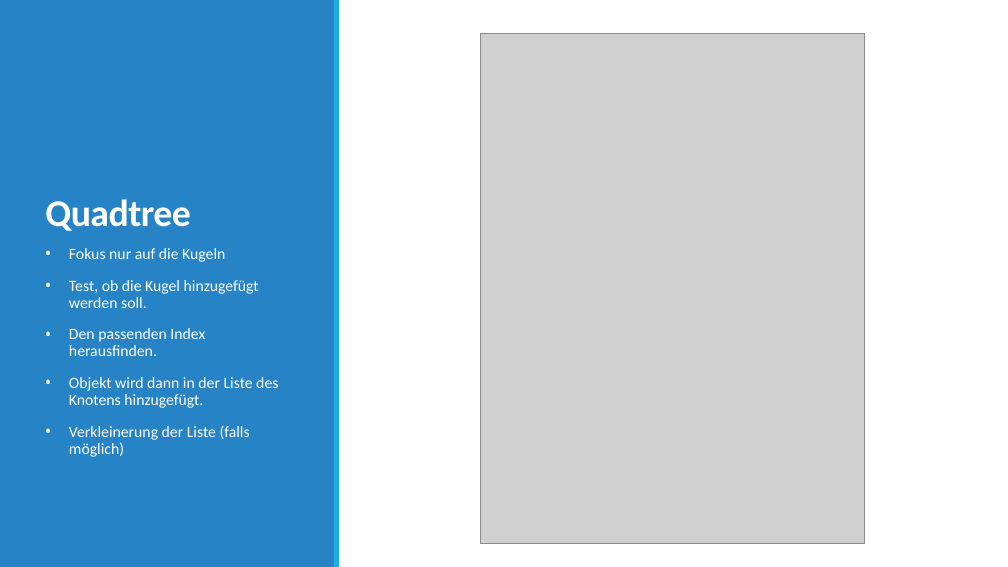
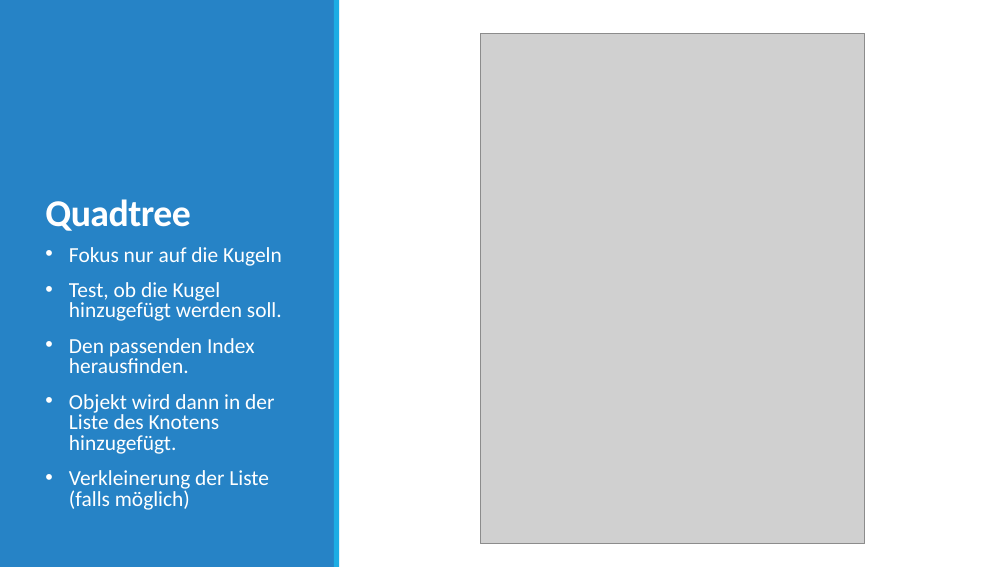
Before and after one commit to JanNiclasRuppenthal/SP_Portfolio01, a slide deck: slide 7 of slides/Portfolio01_Slides.pptx. Drawn at 1008x567 pixels with LibreOffice and Linux fonts; fonts in the diff are those of the drawing; grey boxes stand for pictures. Boxes give left, top, right and bottom in pixels: in the first picture for what was removed or moved away, otherwise in the second. Text is boxed around its words. In the diff, an @@ line names an element or a change of style, - is before the commit and + after.

```diff
--- a/slides/Portfolio01_Slides.pptx
+++ b/slides/Portfolio01_Slides.pptx
@@ text "Fokus nur auf die Kugeln" at (69,247,282,510): size 15 to 20.4 pt; line spacing 0.9 to 0.8 @@
```
Also in this commit, not shown: 2 other slides changed.
